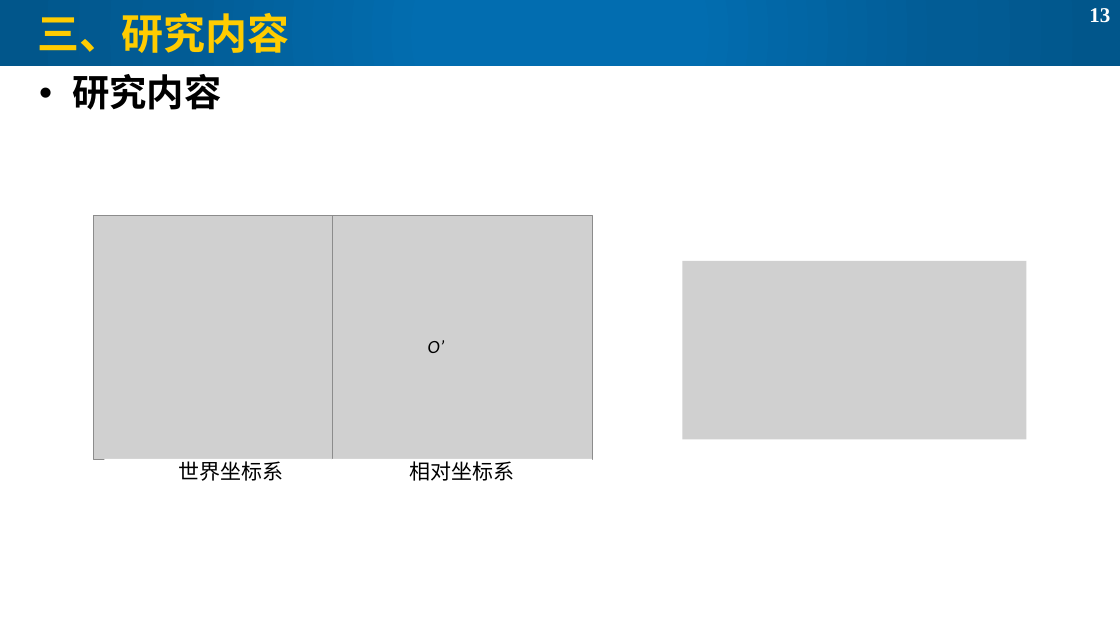
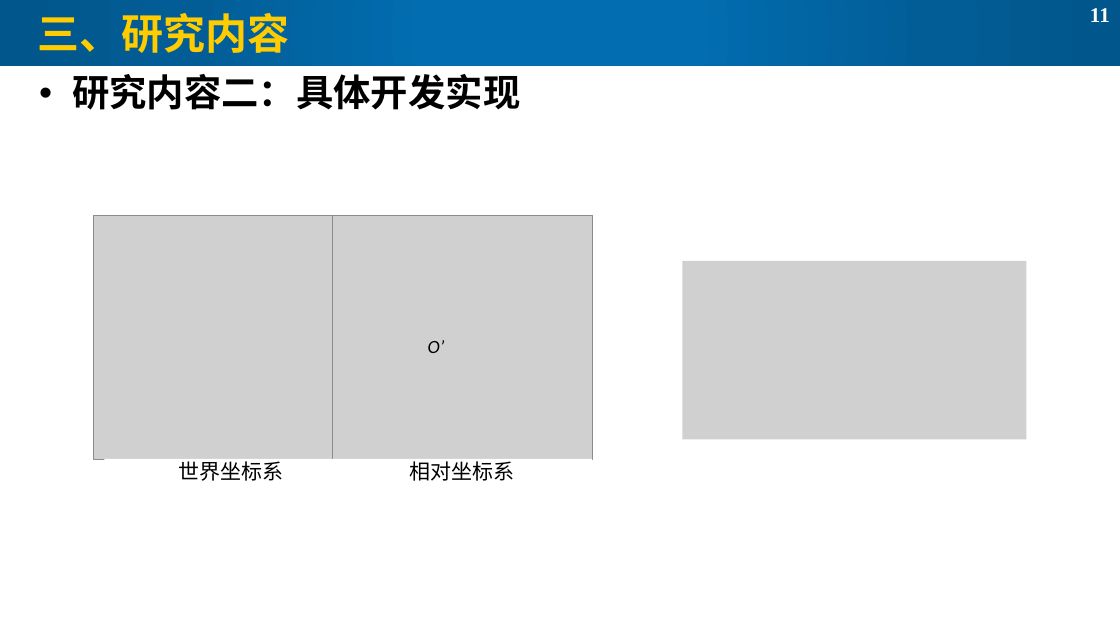
Before and after one commit to lorenz-liu/gaze-dominant-manipulation, a slide deck: slide 11 of PAPERWORK/毕设开题PPT.pptx (slide 13 before the commit). Drawn at 1120x630 pixels with LibreOffice and Linux fonts; fonts in the diff are those of the drawing; grey boxes stand for pictures. Boxes give left, top, right and bottom in pixels: in the first picture for what was removed or moved away, otherwise in the second. Text is boxed around its words. In the diff, an @@ line names an element or a change of style, - is before the commit and + after.

```diff
--- a/PAPERWORK/毕设开题PPT.pptx
+++ b/PAPERWORK/毕设开题PPT.pptx
@@ page number at (1090,8,1110,22): text changed @@
-13
+11
@@ text at (72,74,520,110): text changed @@
-• 研究内容
+• 研究内容二：具体开发实现
```
Also in this commit, not shown: 5 other slides changed, 2 slides added, 4 slides removed, 7 other files.
